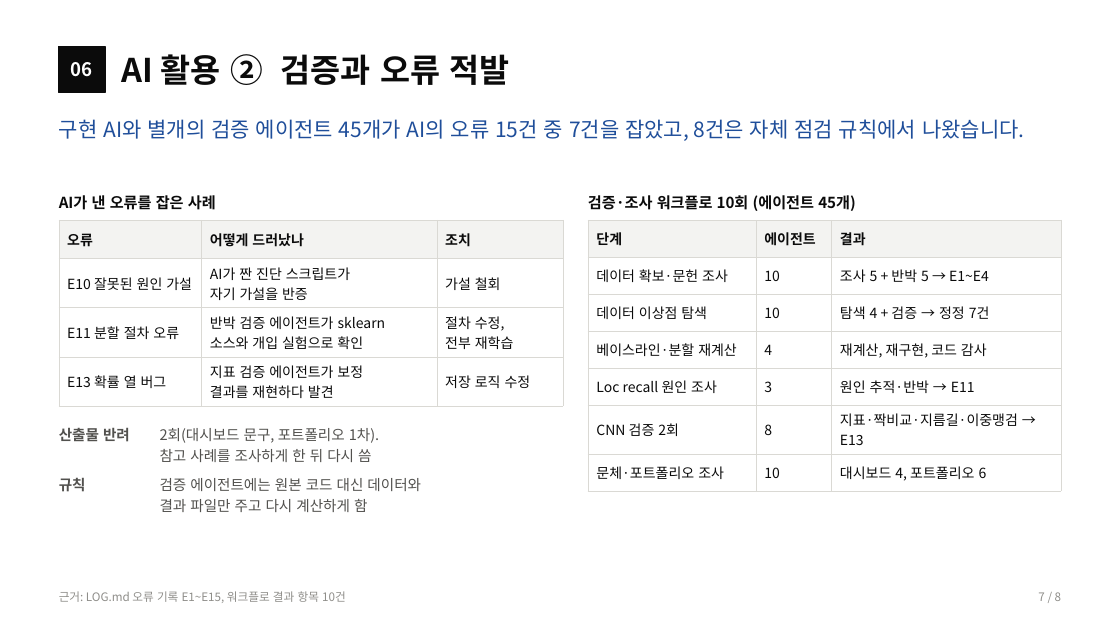
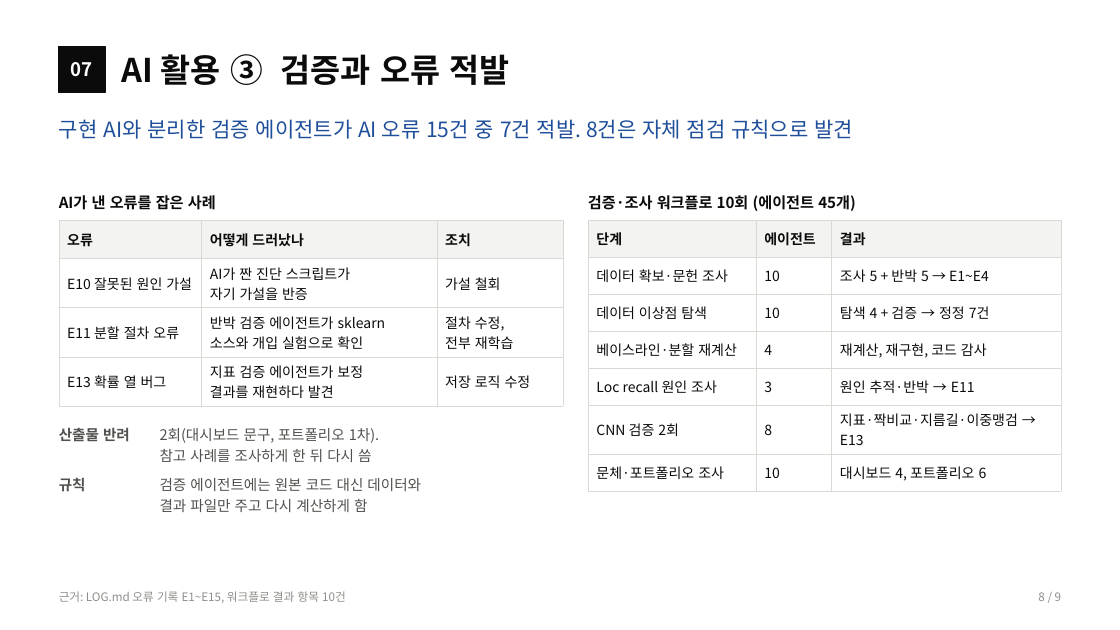
Before and after one commit to sl2ver/wm811k-wafer-defect-classification, a slide deck: slide 8 of portfolio/portfolio.pptx (slide 7 before the commit). Drawn at 1120x630 pixels with LibreOffice and Linux fonts; fonts in the diff are those of the drawing. Boxes give left, top, right and bottom in pixels: in the first picture for what was removed or moved away, otherwise in the second. Text is boxed around its words. In the diff, an @@ line names an element or a change of style, - is before the commit and + after.

```diff
--- a/portfolio/portfolio.pptx
+++ b/portfolio/portfolio.pptx
@@ text at (122,54,509,85): text changed @@
-AI 활용 ② 검증과 오류 적발
+AI 활용 ③ 검증과 오류 적발
@@ text at (71,62,93,77): text changed @@
-06
+07
@@ text at (59,119,853,139): text changed @@
-구현 AI와 별개의 검증 에이전트 45개가 AI의 오류 15건 중 7건을 잡았고, 8건은 자체 점검 규칙에서 나왔습니다.
+구현 AI와 분리한 검증 에이전트가 AI 오류 15건 중 7건 적발. 8건은 자체 점검 규칙으로 발견
@@ text at (1038,592,1061,601): text changed @@
-7 / 8
+8 / 9
```
Also in this commit, not shown: 7 other slides changed, 1 slide added, 24 other files.
